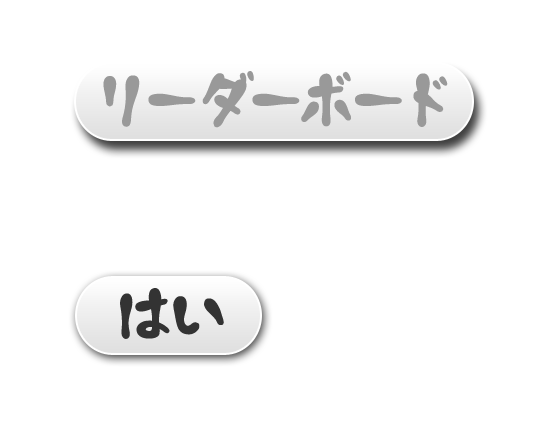
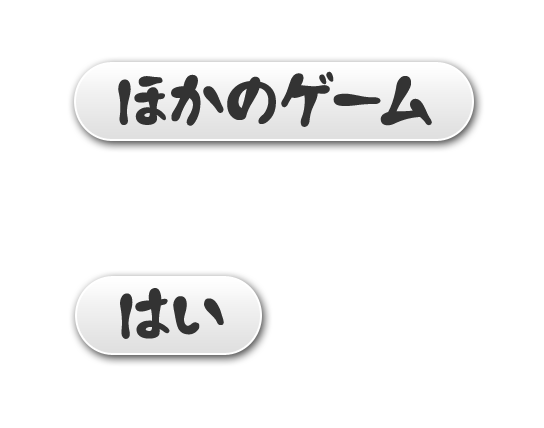
Layered file, before and after one edit (w=544, h=428). Changes by layer:
added layer "More Games (JA)" above "More Games" over [118, 71, 432, 127]
hid "Leaderboards (JA) (disabled)" over [103, 71, 448, 128]
hid "BG" over [74, 62, 474, 141]
showed "BG (selected)" over [74, 62, 474, 141]
